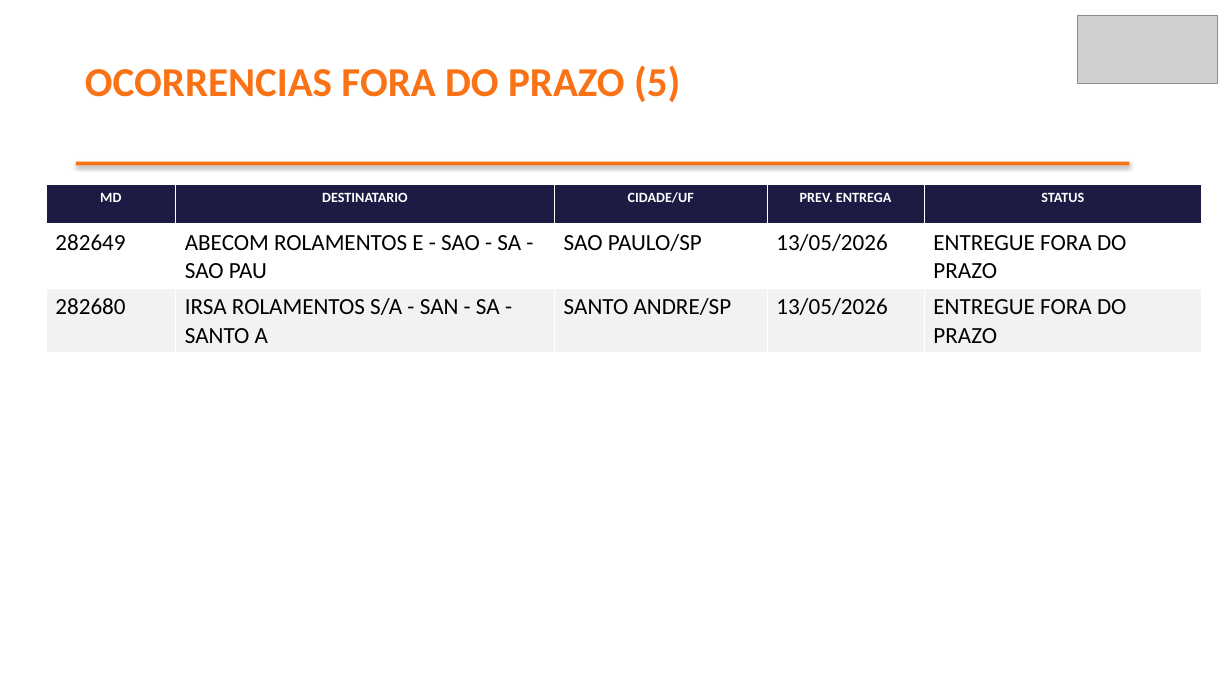
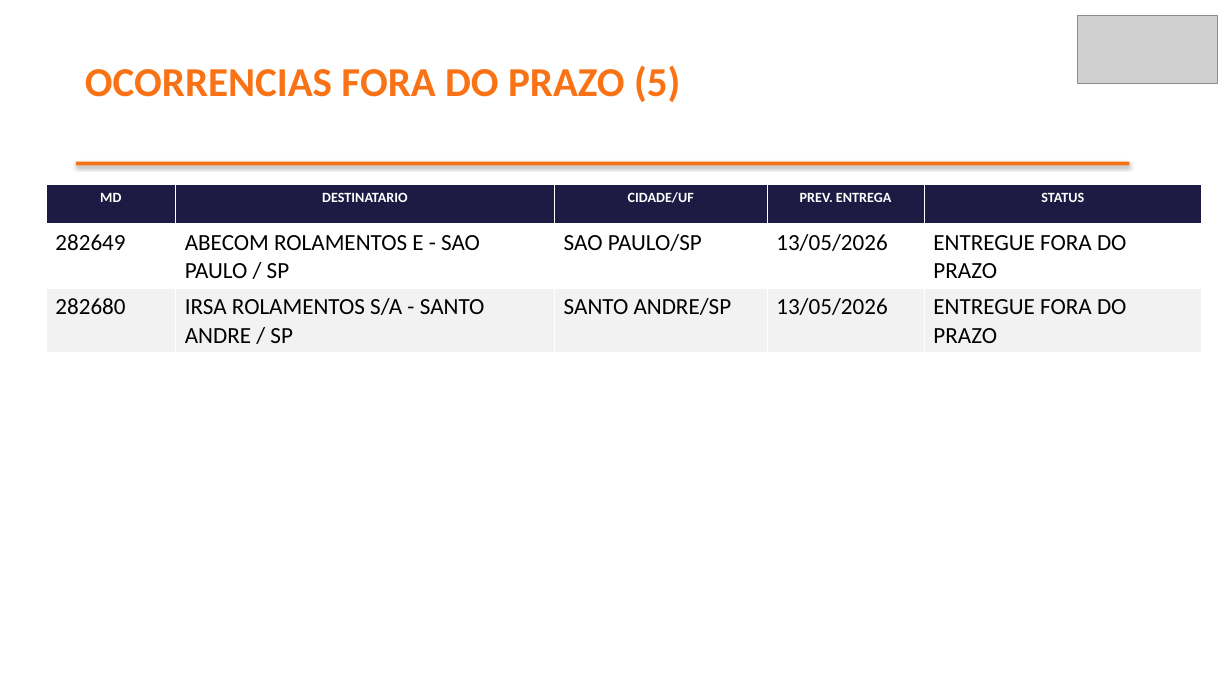
Before and after one commit to brendaelicia-sketch/PortoEX, a slide deck: slide 4 of pptx/maio_2026/TECADI_ARMAZENS_GERAIS_LTDA_(I.pptx. Drawn at 1232x693 pixels with LibreOffice and Linux fonts; fonts in the diff are those of the drawing; grey boxes stand for pictures. Boxes give left, top, right and bottom in pixels: in the first picture for what was removed or moved away, otherwise in the second. Text is boxed around its words. In the diff, an @@ line names an element or a change of style, - is before the commit and + after.

```diff
--- a/pptx/maio_2026/TECADI_ARMAZENS_GERAIS_LTDA_(I.pptx
+++ b/pptx/maio_2026/TECADI_ARMAZENS_GERAIS_LTDA_(I.pptx
@@ table at box(46, 185, 1202, 347) @@
-row 2, column 2: ABECOM ROLAMENTOS E - SAO - SA - SAO PAU
+row 2, column 2: ABECOM ROLAMENTOS E - SAO PAULO / SP
-row 3, column 2: IRSA ROLAMENTOS S/A - SAN - SA - SANTO A
+row 3, column 2: IRSA ROLAMENTOS S/A - SANTO ANDRE / SP
```
Also in this commit, not shown: 4 other slides changed, 1 slide added, 1 slide removed.
